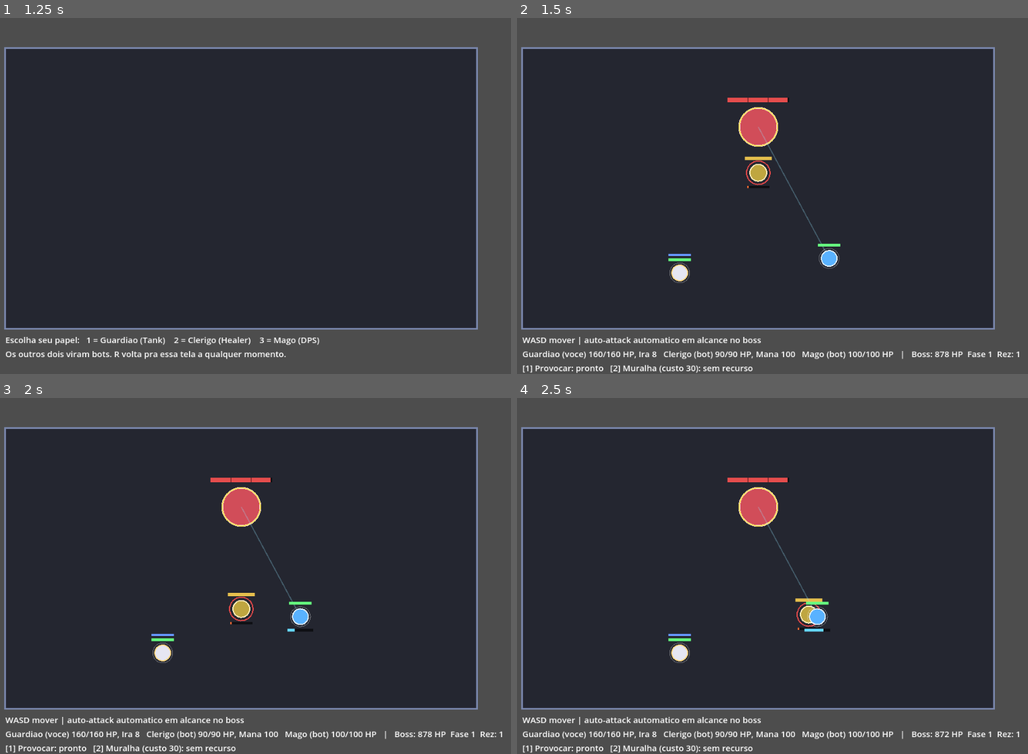
Above: before the commit, frames 1-4 (two rows, left to right).
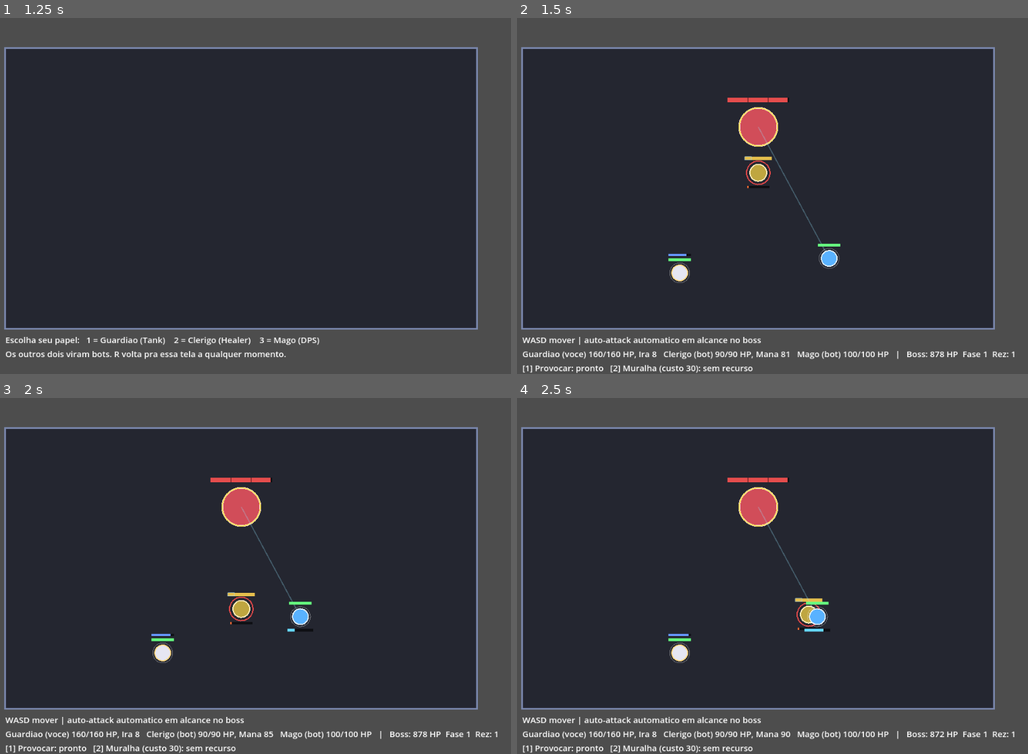
Above: after the commit, the same moments.

Repository: fcbicalho-cloud/Impossiblebosses
Game: Godot game, scene res://Main.tscn
Same seed, same stepped clock (60 frames per second), same inputs: the game is played once before the commit and once after it.
Inputs (mouse positions are in pixels of both pictures, inside the frame that each line leads up to):
- Up to frame 1 (1.25 s): tap Enter at 0.5 s; move the mouse to (357, 174) at 0.52 s; hold D from 0.53 s (still down); tap R at 0.6 s; click (357, 174) at 0.67 s
- Up to frame 2 (1.5 s): tap Space at 1.25 s; move the mouse to (649, 213) at 1.27 s; release D at 1.28 s; hold S from 1.28 s (still down); tap 1 at 1.35 s
- Up to frame 3 (2 s): keep holding S
- Up to frame 4 (2.5 s): move the mouse to (813, 494) at 2.02 s; release S at 2.03 s; hold D from 2.03 s (still down); tap 2 at 2.1 s

Frame 1 is identical in both runs. In frame 2, 0.5% of the frame differs, in the area x 33-99%, y 38-96%; in frame 3, 0.5%; in frame 4, 0.5%.

Commit message:
feat: tank ativo contra adds (taunt de verdade) + healer-bot mais proativo
Corrige: 'o tank parece bem inutil', 'adds devem ir pra inimigos
aleatorios e o tank deve usar provocar pra pegar atencao', 'healer bot
parece fraco'.

Sistema de alvo/taunt para adds (add.gd):
- troca _nearest_party_member() (recalculado todo frame) por um alvo
  fixo _target sorteado aleatoriamente entre o grupo 'party' - no spawn
  e sempre que o alvo atual morre/fica invalido
- novo taunt(source): forca o add a mirar em source por
  TAUNT_LOCK_DURATION (5s), depois sorteia de novo
- novo is_targeting(who): usado pelo Guardiao

Guardiao vira ativo contra adds (guardiao.gd):
- Provocar (_use_taunt) agora tambem taunta todos os adds vivos, nao
  so o boss
- _handle_autoattack prioriza atacar um add taunado dentro do alcance
  corpo-a-corpo antes de voltar a bater no boss - fecha o loop
  provoca -> luta -> mata

Clerigo-bot mais proativo e economico (clerigo.gd):
- _bot_decide reordenado: critico (<0.3) igual a antes; moderado
  (0.3-0.6) prefere Cura Rapida em vez de partir pra Cura cara;
  preventivo (nada urgente, mana>60%) aplica Escudo em quem o boss
  esta batendo agora (via boss.current_target()) ANTES do dano
  acontecer; Cura fica reservada pra frac<0.7 em vez de ser a
  ferramenta padrao

Co-Authored-By: Claude Sonnet 5 <noreply@anthropic.com>
Claude-Session: https://claude.ai/code/session_01AGq6QZNWbbKFDuXbKAjmXP

Diff:
--- a/scripts/add.gd
+++ b/scripts/add.gd
@@ -1,8 +1,11 @@
 extends Node2D
 class_name Add
-## Inimigo menor ("add"). Persegue o membro mais próximo do grupo "party" e
-## causa dano de contato. É alvo válido do tab-target (grupo "targetable").
-## Mate-o com o Mago (Tab/clique) ou ele desgasta quem estiver por perto.
+## Inimigo menor ("add"). Persegue um alvo FIXO sorteado aleatoriamente entre
+## o grupo "party" — não recalcula "quem está mais perto" a cada frame. O
+## Guardiao pode chamar taunt() (via Provocar) pra forçar o add a mirar nele
+## por um tempo; quando o travamento expira, sorteia um novo alvo aleatório.
+## É alvo válido do tab-target (grupo "targetable"). Mate-o com o Mago
+## (Tab/clique) ou ele desgasta quem estiver mirando.
 
 const HP_MAX := 40.0
 const RADIUS := 11.0
@@ -10,11 +13,14 @@
 const CONTACT_RANGE := 24.0
 const CONTACT_DAMAGE := 6.0
 const CONTACT_INTERVAL := 0.9
+const TAUNT_LOCK_DURATION := 5.0
 
 var hp := HP_MAX
 
 var _contact_cd := 0.0
 var _alive := true
+var _target: PartyMember = null
+var _taunt_timer := 0.0
 
 
 func _ready() -> void:
@@ -26,28 +32,49 @@
 	if not _alive:
 		return
 	_contact_cd = maxf(0.0, _contact_cd - delta)
-	var target: PartyMember = _nearest_party_member()
-	if target != null:
-		var to_target: Vector2 = target.position - position
+
+	if _taunt_timer > 0.0:
+		_taunt_timer -= delta
+		if _taunt_timer <= 0.0:
+			_pick_random_target()  # taunt expirou, sorteia de novo
+
+	if _target == null or not is_instance_valid(_target) or not _target.alive:
+		_pick_random_target()
+
+	if _target != null:
+		var to_target: Vector2 = _target.position - position
 		if to_target.length() > CONTACT_RANGE:
 			position += to_target.normalized() * SPEED * delta
 		elif _contact_cd == 0.0:
 			_contact_cd = CONTACT_INTERVAL
-			target.take_damage(CONTACT_DAMAGE)
+			_target.take_damage(CONTACT_DAMAGE)
 	queue_redraw()
 
 
-func _nearest_party_member() -> PartyMember:
-	var best: PartyMember = null
-	var best_d := INF
+## Chamado pelo Provocar do Guardiao: força este add a mirar em `source` por
+## TAUNT_LOCK_DURATION segundos, depois volta a sortear alvo aleatório.
+func taunt(source: PartyMember) -> void:
+	if source == null or not is_instance_valid(source):
+		return
+	_target = source
+	_taunt_timer = TAUNT_LOCK_DURATION
+
+
+## Usado pelo Guardiao pra saber se este add está em cima dele (pra decidir
+## se ataca o add em vez do boss).
+func is_targeting(who: PartyMember) -> bool:
+	return _target == who
+
+
+func _pick_random_target() -> void:
+	var alive_party: Array = []
 	for n: PartyMember in get_tree().get_nodes_in_group("party"):
-		if not is_instance_valid(n) or not n.alive:
-			continue
-		var d: float = position.distance_to(n.position)
-		if d < best_d:
-			best_d = d
-			best = n
-	return best
+		if is_instance_valid(n) and n.alive:
+			alive_party.append(n)
+	if alive_party.is_empty():
+		_target = null
+		return
+	_target = alive_party[randi() % alive_party.size()]
 
 
 func pick_radius() -> float:
@@ -68,6 +95,8 @@
 func _draw() -> void:
 	draw_circle(Vector2.ZERO, RADIUS, Color(0.7, 0.4, 0.9))
 	draw_arc(Vector2.ZERO, RADIUS, 0.0, TAU, 20, Color(0.9, 0.75, 1.0), 2.0)
+	if _taunt_timer > 0.0:
+		draw_arc(Vector2.ZERO, RADIUS + 3.0, 0.0, TAU, 16, Color(1.0, 0.3, 0.3, 0.85), 2.0)
 	var w := 26.0
 	var h := 4.0
 	var off := Vector2(-w / 2.0, -RADIUS - 8.0)
--- a/scripts/clerigo.gd
+++ b/scripts/clerigo.gd
@@ -211,6 +211,15 @@
 	_cast_target = t
 
 
+## Prioridades (do mais urgente pro mais preventivo):
+## 1. Rez se alguém morreu e tem carga.
+## 2. Crítico (frac < 0.3): usa o que estiver disponível pra reverter rápido.
+## 3. Moderado (0.3-0.6): Cura Rápida — barata, sem vulnerabilidade de cast.
+## 4. Preventivo (nada urgente, mana > 60%): Escudo em quem o boss está
+##    batendo agora (normalmente o tank), ANTES do dano acontecer — hoje
+##    Escudo só entrava depois que alguém já tava quase morrendo.
+## 5. Sobra: Cura só se frac < 0.7 (reservada, não é mais a ferramenta padrão);
+##    Cura Rápida pra topar quem está só um pouco machucado (0.7-0.85).
 func _bot_decide() -> void:
 	if _cast_kind != "":
 		return
@@ -218,19 +227,45 @@
 	if dead != null and boss != null and is_instance_valid(boss) and boss.rez_charges > 0 and mana >= REZ_COST:
 		_start_rez(dead)
 		return
+
 	var weakest := _lowest_hp_ally()
 	if weakest == null:
 		return
 	var frac: float = weakest.hp_fraction()
-	if frac < 0.35:
+
+	if frac < 0.3:
 		if _rapida_cd <= 0.0 and mana >= RAPIDA_COST:
 			_use_rapida(weakest)
 		elif _escudo_cd <= 0.0 and mana >= ESCUDO_COST:
 			_use_escudo(weakest)
 		elif mana >= CURA_COST:
 			_start_cura(weakest)
-	elif frac < 0.8 and mana >= CURA_COST:
+		return
+
+	if frac < 0.6:
+		if _rapida_cd <= 0.0 and mana >= RAPIDA_COST:
+			_use_rapida(weakest)
+		elif mana >= CURA_COST:
+			_start_cura(weakest)
+		return
+
+	if mana >= MANA_MAX * 0.6 and _escudo_cd <= 0.0:
+		var tanked := _current_boss_target()
+		if tanked != null and tanked.shield <= 0.0:
+			_use_escudo(tanked)
+			return
+
+	if frac < 0.7 and mana >= CURA_COST:
 		_start_cura(weakest)
+	elif frac < 0.85 and _rapida_cd <= 0.0 and mana >= RAPIDA_COST:
+		_use_rapida(weakest)
+
+
+func _current_boss_target() -> PartyMember:
+	if boss == null or not is_instance_valid(boss) or not boss.has_method("current_target"):
+		return null
+	var t: PartyMember = boss.current_target()
+	return t
 
 
 func _lowest_hp_ally() -> PartyMember:
--- a/scripts/guardiao.gd
+++ b/scripts/guardiao.gd
@@ -82,16 +82,38 @@
 
 func _handle_autoattack(delta: float) -> void:
 	_attack_cd = maxf(0.0, _attack_cd - delta)
+	if _attack_cd > 0.0:
+		return
+
+	var taunted_add: Add = _nearby_taunted_add()
+	if taunted_add != null:
+		_attack_cd = ATTACK_INTERVAL
+		taunted_add.take_damage(ATTACK_DAMAGE)
+		ira = minf(IRA_MAX, ira + IRA_PER_HIT)
+		return
+
 	if boss == null or not is_instance_valid(boss):
 		return
 	if position.distance_to(boss.position) > MELEE_RANGE:
 		return
-	if _attack_cd == 0.0:
-		_attack_cd = ATTACK_INTERVAL
-		boss.take_damage(ATTACK_DAMAGE)
-		ira = minf(IRA_MAX, ira + IRA_PER_HIT)
-		if boss.has_method("add_threat"):
-			boss.add_threat(self, ATTACK_DAMAGE * THREAT_MULTIPLIER)
+	_attack_cd = ATTACK_INTERVAL
+	boss.take_damage(ATTACK_DAMAGE)
+	ira = minf(IRA_MAX, ira + IRA_PER_HIT)
+	if boss.has_method("add_threat"):
+		boss.add_threat(self, ATTACK_DAMAGE * THREAT_MULTIPLIER)
+
+
+## Add vivo dentro do alcance corpo-a-corpo que está mirando neste Guardiao
+## (via taunt) — prioridade de ataque sobre o boss, pra "matar quem provocou".
+func _nearby_taunted_add() -> Add:
+	for n: Add in get_tree().get_nodes_in_group("add"):
+		if not is_instance_valid(n):
+			continue
+		if not n.is_targeting(self):
+			continue
+		if position.distance_to(n.position) <= MELEE_RANGE:
+			return n
+	return null
 
 
 ## Usado pelo HUD (main.gd) para desenhar o painel de habilidades: nome,
@@ -133,6 +155,9 @@
 	_taunt_cd = TAUNT_COOLDOWN
 	if boss != null and is_instance_valid(boss) and boss.has_method("taunt"):
 		boss.taunt(self)
+	for n in get_tree().get_nodes_in_group("add"):
+		if is_instance_valid(n) and n.has_method("taunt"):
+			n.taunt(self)
 
 
 func _use_muralha() -> void:
Not shown, changed: README.md
